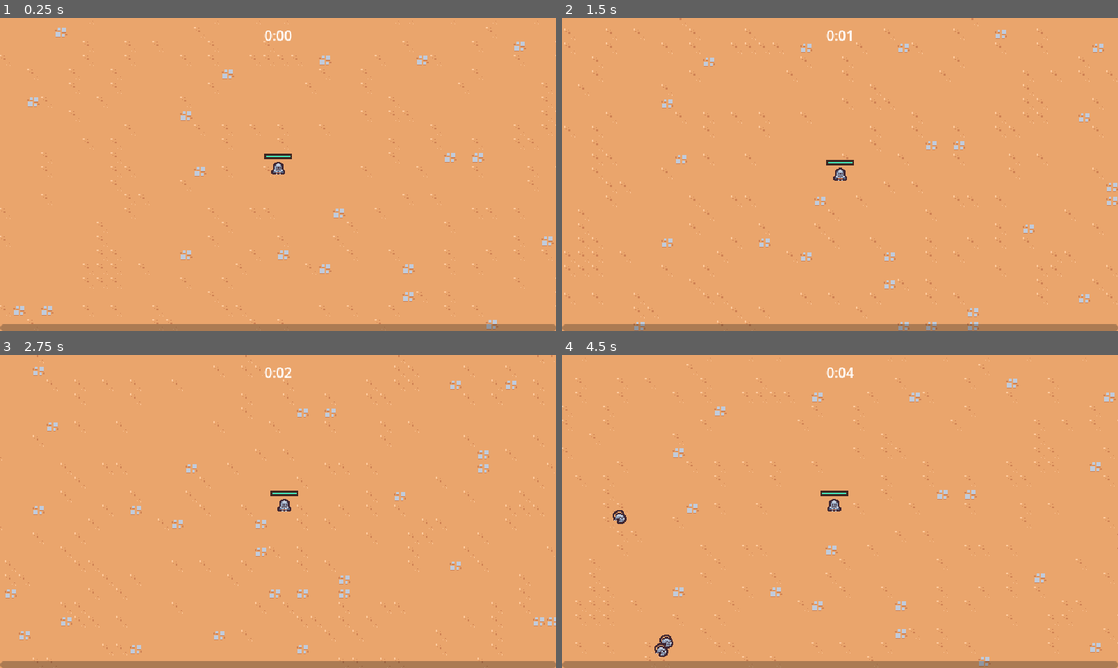
Above: before the commit, frames 1-4 (two rows, left to right).
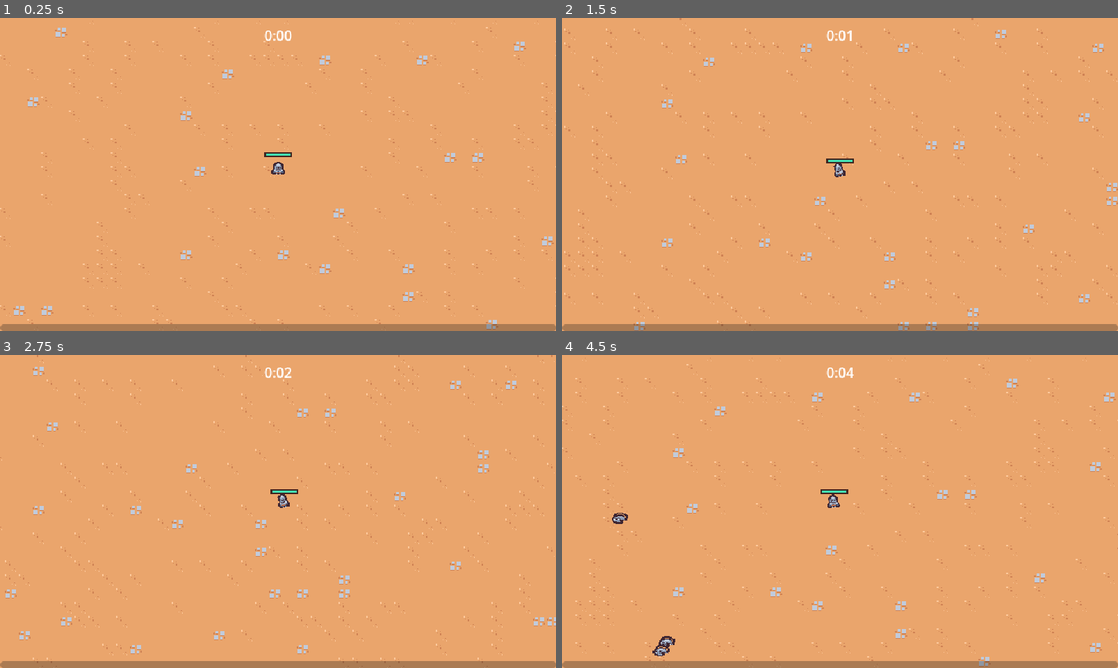
Above: after the commit, the same moments.

Repository: vinzmyko/suvivorslike-mvp
Game: Godot game, scene res://scenes/main/main.tscn
Same seed, same stepped clock (60 frames per second), same inputs: the game is played once before the commit and once after it.
Inputs (mouse positions are in pixels of both pictures, inside the frame that each line leads up to):
- Up to frame 1 (0.25 s): no input
- Up to frame 2 (1.5 s): tap Enter at 0.5 s; move the mouse to (962, 158) at 0.52 s; press the mouse at (962, 158) at 0.53 s; hold Right (move_right) 0.53-1.28 s; move the mouse to (728, 190) at 1.27 s; release the mouse at (728, 190) at 1.28 s; hold Down (move_down) from 1.28 s (still down); click (728, 190) at 1.35 s
- Up to frame 3 (2.75 s): move the mouse to (333, 442) at 2.02 s; release Down (move_down) at 2.03 s; press the mouse at (333, 442) at 2.03 s; hold Right (move_right) from 2.03 s (still down)
- Up to frame 4 (4.5 s): move the mouse to (812, 574) at 2.77 s; release Right (move_right) at 2.78 s; release the mouse at (812, 574) at 2.78 s; hold Up (move_up) 2.78-3.53 s; click (812, 574) at 2.85 s; move the mouse to (1006, 558) at 3.52 s; press the mouse at (1006, 558) at 3.53 s; hold Left (move_left) from 3.53 s (still down); move the mouse to (673, 464) at 4.27 s; release the mouse at (673, 464) at 4.28 s; click (673, 464) at 4.35 s

The runs differ from the first frame. In frame 1, 0.1% of the frame differs, in the area x 47-53%, y 42-46%; in frame 2, 0.2%; in frame 3, 0.2%; in frame 4, 0.4%, in the area x 9-52%, y 42-97%.

Commit message:
v3.29 feat: add player, enemy animations

Diff:
--- a/project.godot
+++ b/project.godot
@@ -72,6 +72,5 @@
 
 [rendering]
 
-renderer/rendering_method="gl_compatibility"
 renderer/rendering_method.mobile="gl_compatibility"
 textures/canvas_textures/default_texture_filter=0
--- /dev/null
+++ b/scenes/component/death_component.gd
@@ -0,0 +1,17 @@
+extends Node2D
+
+@export var health_component: Node
+@export var sprite: Sprite2D
+
+func _ready() -> void:
+	$GPUParticles2D.texture = sprite.texture
+	health_component.died.connect(on_died)
+
+
+func on_died():
+	var spawn_position = owner.global_position
+	var entities_layer = get_tree().get_first_node_in_group("entities_layer")
+	get_parent().remove_child(self)
+	entities_layer.add_child(self)
+	global_position = spawn_position
+	$AnimationPlayer.play("default")
--- /dev/null
+++ b/scenes/component/death_component.tscn
@@ -0,0 +1,92 @@
+[gd_scene load_steps=9 format=3 uid="uid://6lfxoghsj5hm"]
+
+[ext_resource type="Script" path="res://scenes/component/death_component.gd" id="1_efexi"]
+[ext_resource type="Texture2D" uid="uid://v8d0bljyegm" path="res://scenes/game_object/basic_enemy/basic_enemy.png" id="1_gymgc"]
+
+[sub_resource type="Animation" id="Animation_e6726"]
+length = 0.001
+tracks/0/type = "value"
+tracks/0/imported = false
+tracks/0/enabled = true
+tracks/0/path = NodePath("GPUParticles2D:emitting")
+tracks/0/interp = 1
+tracks/0/loop_wrap = true
+tracks/0/keys = {
+"times": PackedFloat32Array(0),
+"transitions": PackedFloat32Array(1),
+"update": 1,
+"values": [false]
+}
+
+[sub_resource type="Animation" id="Animation_r7var"]
+resource_name = "default"
+tracks/0/type = "value"
+tracks/0/imported = false
+tracks/0/enabled = true
+tracks/0/path = NodePath("GPUParticles2D:emitting")
+tracks/0/interp = 1
+tracks/0/loop_wrap = true
+tracks/0/keys = {
+"times": PackedFloat32Array(0),
+"transitions": PackedFloat32Array(1),
+"update": 1,
+"values": [true]
+}
+tracks/1/type = "method"
+tracks/1/imported = false
+tracks/1/enabled = true
+tracks/1/path = NodePath(".")
+tracks/1/interp = 1
+tracks/1/loop_wrap = true
+tracks/1/keys = {
+"times": PackedFloat32Array(1),
+"transitions": PackedFloat32Array(1),
+"values": [{
+"args": [],
+"method": &"queue_free"
+}]
+}
+
+[sub_resource type="AnimationLibrary" id="AnimationLibrary_bk7gd"]
+_data = {
+"RESET": SubResource("Animation_e6726"),
+"default": SubResource("Animation_r7var")
+}
+
+[sub_resource type="Curve" id="Curve_21ch6"]
+_data = [Vector2(0, 1), 0.0, 0.0, 0, 0, Vector2(0.6, 1), 0.0, 0.0, 0, 0, Vector2(1, 0), 0.0, 0.0, 0, 0]
+point_count = 3
+
+[sub_resource type="CurveTexture" id="CurveTexture_xggdj"]
+curve = SubResource("Curve_21ch6")
+
+[sub_resource type="ParticleProcessMaterial" id="ParticleProcessMaterial_v51rg"]
+particle_flag_disable_z = true
+direction = Vector3(0, -1, 0)
+spread = 30.0
+gravity = Vector3(0, 800, 0)
+initial_velocity_min = 175.0
+initial_velocity_max = 250.0
+angular_velocity_min = -1440.0
+angular_velocity_max = 1440.0
+orbit_velocity_min = 0.0
+orbit_velocity_max = 0.0
+scale_curve = SubResource("CurveTexture_xggdj")
+
+[node name="DeathComponent" type="Node2D"]
+script = ExtResource("1_efexi")
+
+[node name="AnimationPlayer" type="AnimationPlayer" parent="."]
+libraries = {
+"": SubResource("AnimationLibrary_bk7gd")
+}
+
+[node name="GPUParticles2D" type="GPUParticles2D" parent="."]
+emitting = false
+amount = 1
+process_material = SubResource("ParticleProcessMaterial_v51rg")
+texture = ExtResource("1_gymgc")
+lifetime = 0.5
+one_shot = true
+fixed_fps = 0
+interpolate = false
--- a/scenes/game_object/basic_enemy/basic_enemy.gd
+++ b/scenes/game_object/basic_enemy/basic_enemy.gd
@@ -3,11 +3,16 @@
 const MAX_SPEED: int = 40
 
 @onready var health_component: HealthComponent = $HealthComponent
+@onready var visuals = $Visuals
 
 func _process(_delta: float) -> void:
 	var direction = get_direction_to_player()
 	velocity = direction * MAX_SPEED
 	move_and_slide()
+
+	var move_sign = sign(velocity.x)
+	if move_sign != 0:
+		visuals.scale.x = -move_sign
 
 func get_direction_to_player() -> Vector2:
 	var player_node: Node2D = get_tree().get_first_node_in_group("player") as Node2D
--- a/scenes/game_object/basic_enemy/basic_enemy.tscn
+++ b/scenes/game_object/basic_enemy/basic_enemy.tscn
@@ -1,10 +1,99 @@
-[gd_scene load_steps=8 format=3 uid="uid://dkqao2wf3owia"]
+[gd_scene load_steps=12 format=3 uid="uid://dkqao2wf3owia"]
 
 [ext_resource type="Script" path="res://scenes/game_object/basic_enemy/basic_enemy.gd" id="1_lwtd0"]
 [ext_resource type="PackedScene" uid="uid://boxtydmx16gt6" path="res://scenes/component/health_component.tscn" id="2_iuvaq"]
 [ext_resource type="Texture2D" uid="uid://v8d0bljyegm" path="res://scenes/game_object/basic_enemy/basic_enemy.png" id="2_xrxkr"]
 [ext_resource type="PackedScene" uid="uid://bmac408qnqis7" path="res://scenes/component/vial_drop_component.tscn" id="3_7ufnd"]
+[ext_resource type="PackedScene" uid="uid://6lfxoghsj5hm" path="res://scenes/component/death_component.tscn" id="4_ehk01"]
 [ext_resource type="PackedScene" uid="uid://cgkejr5ay7e46" path="res://scenes/component/hurtbox_component.tscn" id="4_qmwsu"]
+
+[sub_resource type="Animation" id="Animation_bhl7x"]
+length = 0.001
+loop_mode = 1
+tracks/0/type = "value"
+tracks/0/imported = false
+tracks/0/enabled = true
+tracks/0/path = NodePath("Visuals/Sprite2D:position")
+tracks/0/interp = 1
+tracks/0/loop_wrap = true
+tracks/0/keys = {
+"times": PackedFloat32Array(0),
+"transitions": PackedFloat32Array(1),
+"update": 0,
+"values": [Vector2(0, 0)]
+}
+tracks/1/type = "value"
+tracks/1/imported = false
+tracks/1/enabled = true
+tracks/1/path = NodePath("Visuals/Sprite2D:rotation")
+tracks/1/interp = 1
+tracks/1/loop_wrap = true
+tracks/1/keys = {
+"times": PackedFloat32Array(0),
+"transitions": PackedFloat32Array(1),
+"update": 0,
+"values": [0.0]
+}
+tracks/2/type = "value"
+tracks/2/imported = false
+tracks/2/enabled = true
+tracks/2/path = NodePath("Visuals/Sprite2D:scale")
+tracks/2/interp = 1
+tracks/2/loop_wrap = true
+tracks/2/keys = {
+"times": PackedFloat32Array(0),
+"transitions": PackedFloat32Array(1),
+"update": 0,
+"values": [Vector2(1, 1)]
+}
+
+[sub_resource type="Animation" id="Animation_x0xld"]
+resource_name = "walk"
+length = 0.4
+loop_mode = 1
+step = 0.05
+tracks/0/type = "value"
+tracks/0/imported = false
+tracks/0/enabled = true
+tracks/0/path = NodePath("Visuals/Sprite2D:position")
+tracks/0/interp = 2
+tracks/0/loop_wrap = true
+tracks/0/keys = {
+"times": PackedFloat32Array(0, 0.2),
+"transitions": PackedFloat32Array(1, 1),
+"update": 0,
+"values": [Vector2(-2, 0), Vector2(2, 0)]
+}
+tracks/1/type = "value"
+tracks/1/imported = false
+tracks/1/enabled = true
+tracks/1/path = NodePath("Visuals/Sprite2D:rotation")
+tracks/1/interp = 2
+tracks/1/loop_wrap = true
+tracks/1/keys = {
+"times": PackedFloat32Array(0, 0.2, 0.4),
+"transitions": PackedFloat32Array(1, 1, 1),
+"update": 0,
+"values": [-0.174533, 0.174533, -0.174533]
+}
+tracks/2/type = "value"
+tracks/2/imported = false
+tracks/2/enabled = true
+tracks/2/path = NodePath("Visuals/Sprite2D:scale")
+tracks/2/interp = 2
+tracks/2/loop_wrap = true
+tracks/2/keys = {
+"times": PackedFloat32Array(0, 0.1, 0.2, 0.3),
+"transitions": PackedFloat32Array(1, 1, 1, 1),
+"update": 0,
+"values": [Vector2(1, 1), Vector2(1.2, 0.8), Vector2(1, 1), Vector2(1.2, 0.8)]
+}
+
+[sub_resource type="AnimationLibrary" id="AnimationLibrary_a68k5"]
+_data = {
+"RESET": SubResource("Animation_bhl7x"),
+"walk": SubResource("Animation_x0xld")
+}
 
 [sub_resource type="CircleShape2D" id="CircleShape2D_ntbfb"]
 radius = 12.0
@@ -18,10 +107,20 @@
 motion_mode = 1
 script = ExtResource("1_lwtd0")
 
+[node name="AnimationPlayer" type="AnimationPlayer" parent="."]
+autoplay = "walk"
+libraries = {
+"": SubResource("AnimationLibrary_a68k5")
+}
+
 [node name="HealthComponent" parent="." instance=ExtResource("2_iuvaq")]
 
 [node name="VialDropComponent" parent="." node_paths=PackedStringArray("health_component") instance=ExtResource("3_7ufnd")]
 health_component = NodePath("../HealthComponent")
+
+[node name="DeathComponent" parent="." node_paths=PackedStringArray("health_component", "sprite") instance=ExtResource("4_ehk01")]
+health_component = NodePath("../HealthComponent")
+sprite = NodePath("../Visuals/Sprite2D")
 
 [node name="HurtboxComponent" parent="." node_paths=PackedStringArray("health_component") instance=ExtResource("4_qmwsu")]
 health_component = NodePath("../HealthComponent")
@@ -32,7 +131,9 @@
 rotation = -0.261799
 shape = SubResource("CircleShape2D_ntbfb")
 
-[node name="Sprite2D" type="Sprite2D" parent="."]
+[node name="Visuals" type="Node2D" parent="."]
+
+[node name="Sprite2D" type="Sprite2D" parent="Visuals"]
 texture = ExtResource("2_xrxkr")
 offset = Vector2(0, -4)
 
--- a/scenes/game_object/player/player.gd
+++ b/scenes/game_object/player/player.gd
@@ -7,6 +7,8 @@
 @onready var health_component: Node = $HealthComponent
 @onready var health_bar: ProgressBar = $HealthBar
 @onready var abilities: Node = $Abilities
+@onready var animation_player = $AnimationPlayer
+@onready var visuals = $Visuals
 
 
 var number_colliding_bodies = 0
@@ -29,6 +31,15 @@
 
 	velocity = velocity.lerp(target_velocity, 1.0 - exp(-delta * ACCELERATION_SMOOTHING))
 	move_and_slide()
+
+	if movement_vector.x != 0 or movement_vector.y != 0:
+		animation_player.play("walk")
+	else:
+		animation_player.play("RESET")
+
+	var move_sign = sign(movement_vector.x)
+	if move_sign != 0:
+		visuals.scale.x = move_sign
 
 func get_movement_vector() -> Vector2:
 	var x_movement = Input.get_action_strength("move_right") - Input.get_action_strength("move_left")
--- a/scenes/game_object/player/player.tscn
+++ b/scenes/game_object/player/player.tscn
@@ -1,9 +1,95 @@
-[gd_scene load_steps=10 format=3 uid="uid://bpg2k3in0j2uw"]
+[gd_scene load_steps=13 format=3 uid="uid://bpg2k3in0j2uw"]
 
 [ext_resource type="Script" path="res://scenes/game_object/player/player.gd" id="1_cmfem"]
 [ext_resource type="Texture2D" uid="uid://cuftl58jylxqv" path="res://scenes/game_object/player/player.png" id="1_ywtuq"]
 [ext_resource type="PackedScene" uid="uid://cpms6mqpcpgj2" path="res://scenes/ability/sword_ability_controller/sword_ability_controller.tscn" id="2_t0b4v"]
 [ext_resource type="PackedScene" uid="uid://boxtydmx16gt6" path="res://scenes/component/health_component.tscn" id="2_trofc"]
+
+[sub_resource type="Animation" id="Animation_f2yqw"]
+length = 0.001
+tracks/0/type = "value"
+tracks/0/imported = false
+tracks/0/enabled = true
+tracks/0/path = NodePath("Visuals/Sprite2D:position")
+tracks/0/interp = 1
+tracks/0/loop_wrap = true
+tracks/0/keys = {
+"times": PackedFloat32Array(0),
+"transitions": PackedFloat32Array(1),
+"update": 0,
+"values": [Vector2(0, 0)]
+}
+tracks/1/type = "value"
+tracks/1/imported = false
+tracks/1/enabled = true
+tracks/1/path = NodePath("Visuals/Sprite2D:rotation")
+tracks/1/interp = 1
+tracks/1/loop_wrap = true
+tracks/1/keys = {
+"times": PackedFloat32Array(0),
+"transitions": PackedFloat32Array(1),
+"update": 0,
+"values": [0.0]
+}
+tracks/2/type = "value"
+tracks/2/imported = false
+tracks/2/enabled = true
+tracks/2/path = NodePath("Visuals/Sprite2D:scale")
+tracks/2/interp = 1
+tracks/2/loop_wrap = true
+tracks/2/keys = {
+"times": PackedFloat32Array(0),
+"transitions": PackedFloat32Array(1),
+"update": 0,
+"values": [Vector2(1, 1)]
+}
+
+[sub_resource type="Animation" id="Animation_y02i5"]
+resource_name = "walk"
+length = 0.4
+loop_mode = 1
+tracks/0/type = "value"
+tracks/0/imported = false
+tracks/0/enabled = true
+tracks/0/path = NodePath("Visuals/Sprite2D:position")
+tracks/0/interp = 2
+tracks/0/loop_wrap = true
+tracks/0/keys = {
+"times": PackedFloat32Array(0, 0.1, 0.3),
+"transitions": PackedFloat32Array(0.217639, 1.03527, 1),
+"update": 0,
+"values": [Vector2(0, 0), Vector2(0, -5), Vector2(0, 0)]
+}
+tracks/1/type = "value"
+tracks/1/imported = false
+tracks/1/enabled = true
+tracks/1/path = NodePath("Visuals/Sprite2D:rotation")
+tracks/1/interp = 2
+tracks/1/loop_wrap = true
+tracks/1/keys = {
+"times": PackedFloat32Array(0, 0.1, 0.2, 0.4),
+"transitions": PackedFloat32Array(1, 1, 1, 1),
+"update": 0,
+"values": [0.0, -0.261799, 0.261799, 0.0]
+}
+tracks/2/type = "value"
+tracks/2/imported = false
+tracks/2/enabled = true
+tracks/2/path = NodePath("Visuals/Sprite2D:scale")
+tracks/2/interp = 2
+tracks/2/loop_wrap = true
+tracks/2/keys = {
+"times": PackedFloat32Array(0, 0.1, 0.3, 0.4),
+"transitions": PackedFloat32Array(0.5, 1, 1, 1),
+"update": 0,
+"values": [Vector2(1, 1), Vector2(0.8, 1.1), Vector2(1.2, 0.8), Vector2(1, 1)]
+}
+
+[sub_resource type="AnimationLibrary" id="AnimationLibrary_mpgth"]
+_data = {
+"RESET": SubResource("Animation_f2yqw"),
+"walk": SubResource("Animation_y02i5")
+}
 
 [sub_resource type="StyleBoxFlat" id="StyleBoxFlat_mn4y8"]
 bg_color = Color(0.247059, 0.14902, 0.129412, 1)
@@ -31,6 +117,11 @@
 motion_mode = 1
 script = ExtResource("1_cmfem")
 
+[node name="AnimationPlayer" type="AnimationPlayer" parent="."]
+libraries = {
+"": SubResource("AnimationLibrary_mpgth")
+}
+
 [node name="HealthComponent" parent="." instance=ExtResource("2_trofc")]
 
 [node name="Abilities" type="Node" parent="."]
@@ -44,9 +135,9 @@
 [node name="HealthBar" type="ProgressBar" parent="."]
 custom_minimum_size = Vector2(32, 6)
 offset_left = -16.0
-offset_top = -24.0
+offset_top = -26.0
 offset_right = 16.0
-offset_bottom = -18.0
+offset_bottom = -20.0
 pivot_offset = Vector2(16, 3)
 theme_override_styles/background = SubResource("StyleBoxFlat_mn4y8")
 theme_override_styles/fill = SubResource("StyleBoxFlat_ea7gj")
@@ -70,7 +161,9 @@
 [node name="CollisionShape2D" type="CollisionShape2D" parent="CollisionArea2D"]
 shape = SubResource("CircleShape2D_kf4kp")
 
-[node name="Sprite2D" type="Sprite2D" parent="."]
+[node name="Visuals" type="Node2D" parent="."]
+
+[node name="Sprite2D" type="Sprite2D" parent="Visuals"]
 texture = ExtResource("1_ywtuq")
 offset = Vector2(0, -8)
 
